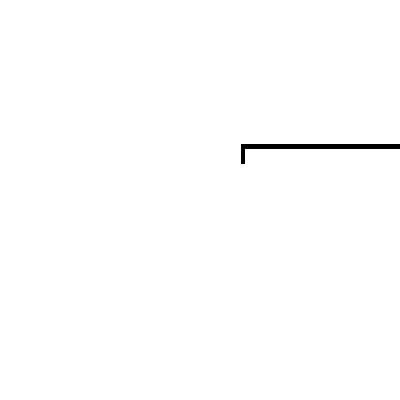
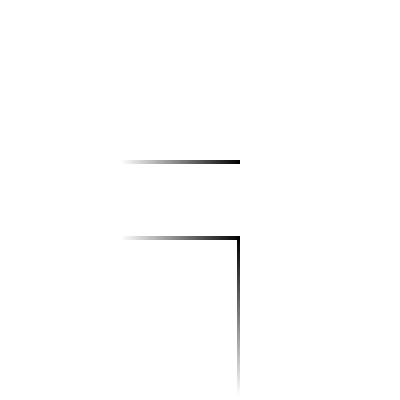
Before/after of a 400 × 400 layered artwork. What changed in the layer stack:
hid "ED2" over [241, 144, 400, 164]
added layer "Octomap3" above "Octomap2" over [122, 160, 240, 395]
